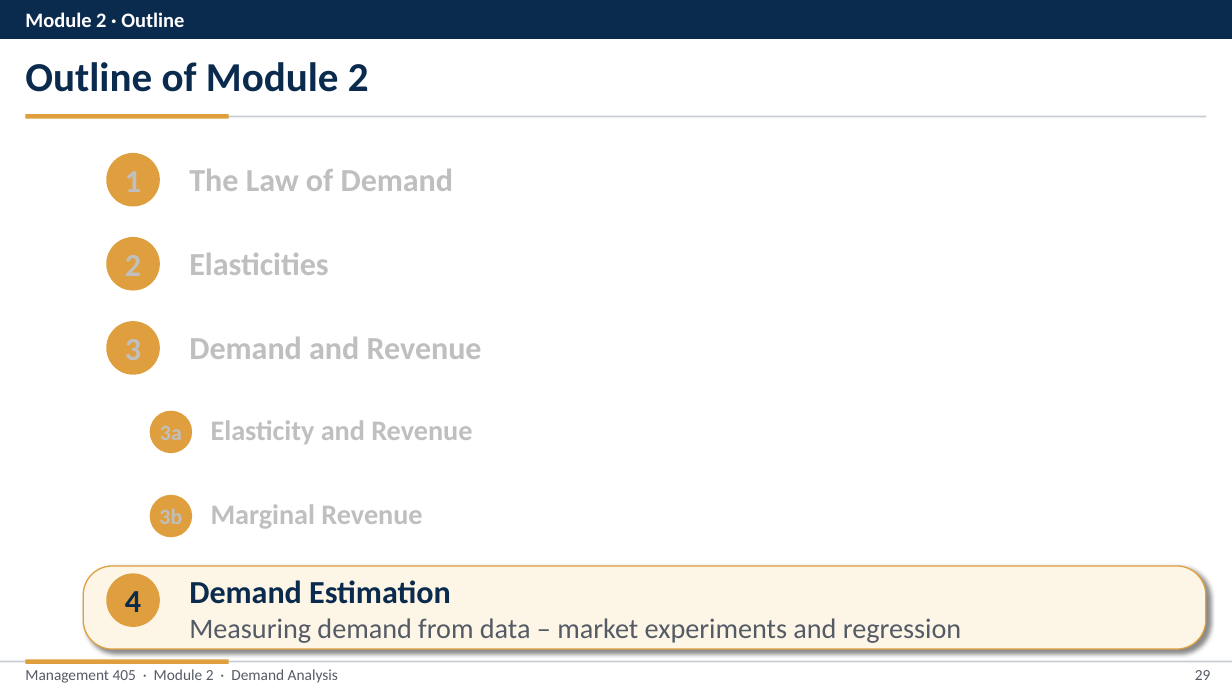
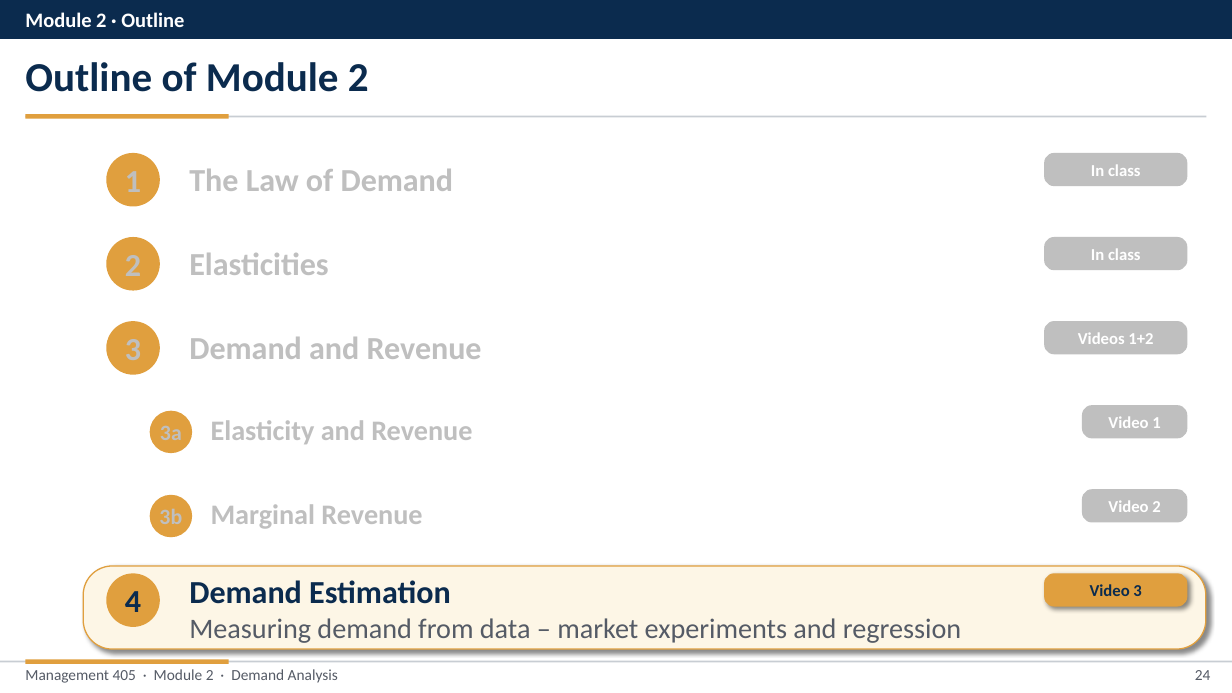
Before and after one commit to nvoigtla/Teaching, a slide deck: slide 24 of 405 Slide Revisions 2026/Module 2/Module 2 - Video Part Revised.pptx (slide 29 before the commit). Drawn at 1232x693 pixels with LibreOffice and Linux fonts; fonts in the diff are those of the drawing. Boxes give left, top, right and bottom in pixels: in the first picture for what was removed or moved away, otherwise in the second. Text is boxed around its words. In the diff, an @@ line names an element or a change of style, - is before the commit and + after.

```diff
--- a/405 Slide Revisions 2026/Module 2/Module 2 - Video Part Revised.pptx
+++ b/405 Slide Revisions 2026/Module 2/Module 2 - Video Part Revised.pptx
@@ rounded rectangle added at (1044, 153, 1188, 187), fill #BFBFBF, 13 pt, text #FFFFFF, bold @@
+In class
@@ rounded rectangle added at (1044, 237, 1188, 270), fill #BFBFBF, 13 pt, text #FFFFFF, bold @@
+In class
@@ rounded rectangle added at (1044, 322, 1188, 355), fill #BFBFBF, 13 pt, text #FFFFFF, bold @@
+Videos 1+2
@@ rounded rectangle added at (1082, 405, 1188, 438), fill #BFBFBF, 13 pt, text #FFFFFF, bold @@
+Video 1
@@ rounded rectangle added at (1082, 489, 1188, 522), fill #BFBFBF, 13 pt, text #FFFFFF, bold @@
+Video 2
@@ rounded rectangle added at (1044, 574, 1188, 607), fill #E09F3E, 13 pt, text #0B2B4E, bold @@
+Video 3
@@ page number at (1195, 670, 1211, 680): text changed @@
-29
+24
```
Also in this commit, not shown: 9 other slides changed, 12 slides removed, 22 other files.
